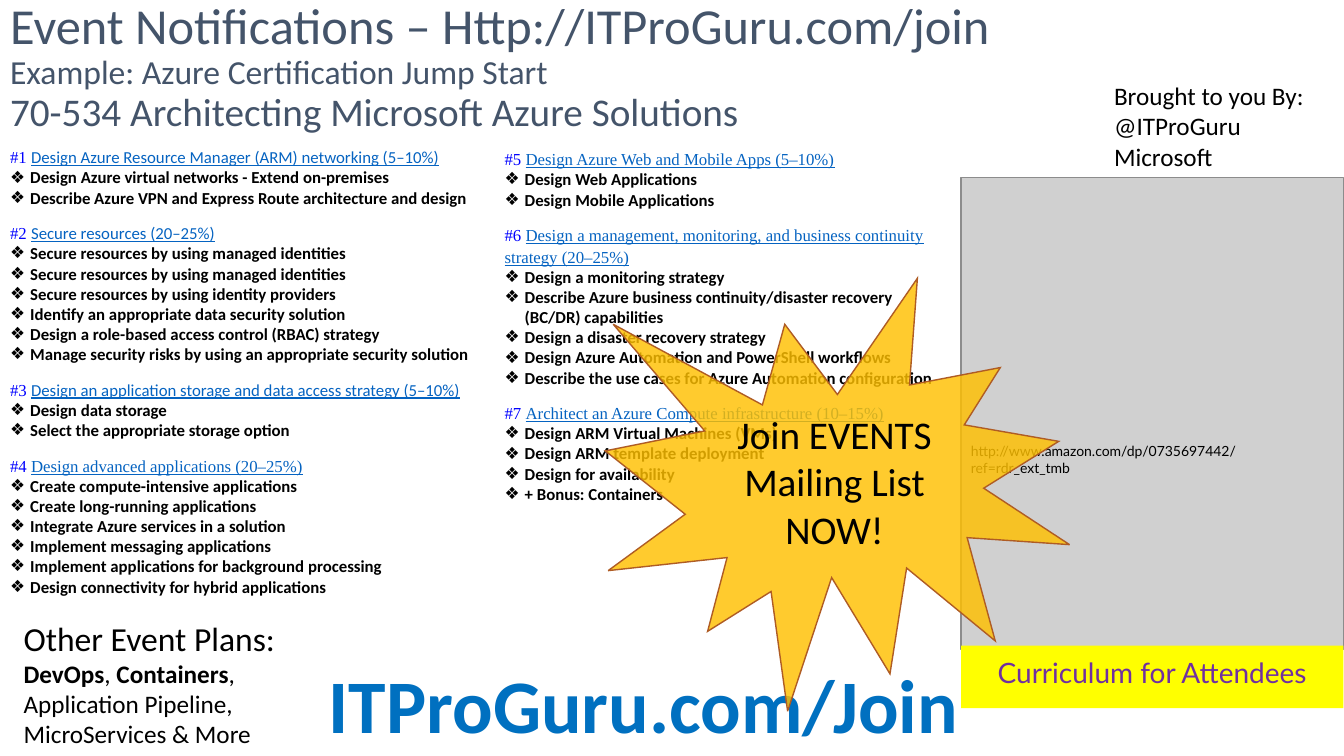
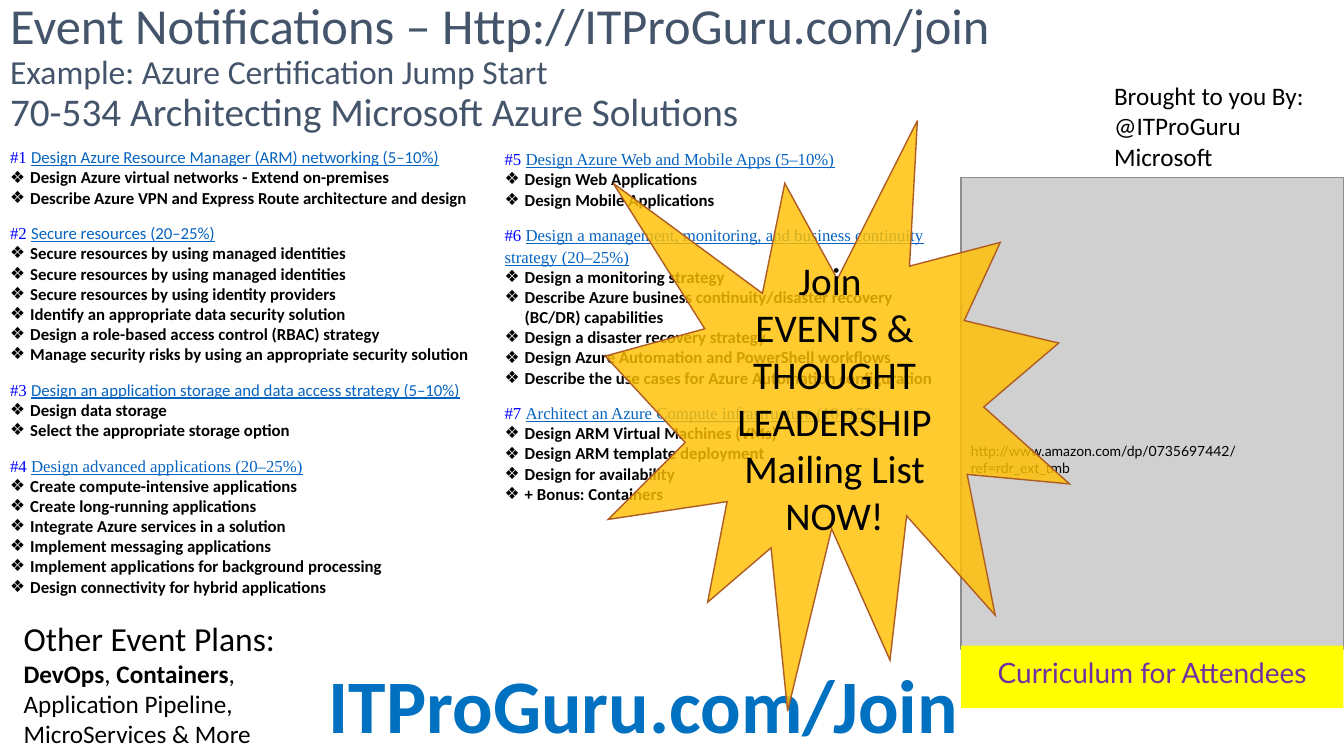
Before and after one commit to guruskill/70-534, a slide deck: slide 17 of Events/2017-06-13-NYC/Presentations/70-534-DevOps-and-NextSteps.pptx (slide 16 before the commit). Drawn at 1344x756 pixels with LibreOffice and Linux fonts; fonts in the diff are those of the drawing; grey boxes stand for pictures; background and template pictures are left out. Boxes give left, top, right and bottom in pixels: in the first picture for what was removed or moved away, otherwise in the second. Text is boxed around its words. In the diff, an @@ line names an element or a change of style, - is before the commit and + after.

```diff
--- a/Events/2017-06-13-NYC/Presentations/70-534-DevOps-and-NextSteps.pptx
+++ b/Events/2017-06-13-NYC/Presentations/70-534-DevOps-and-NextSteps.pptx
@@ irregular seal "Join EVENTS & THOUGHT LEADERSHIP ..." resized from (x1=605, y1=278, x2=1070, y2=711) to (x1=605, y1=121, x2=1070, y2=712) @@
@@ text in irregular seal at (x1=737, y1=262, x2=931, y2=541): text changed @@
-Join EVENTS Mailing List NOW!
+Join
+EVENTS & THOUGHT LEADERSHIP Mailing List NOW!
```
Also in this commit, not shown: 1 other slide changed, 2 slides added, 1 slide removed, 4 other files.
